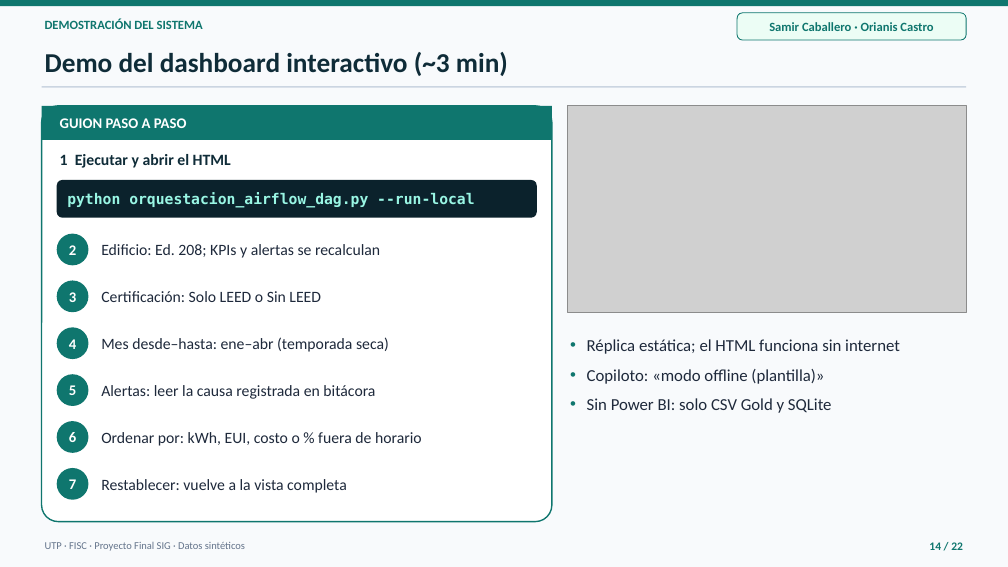
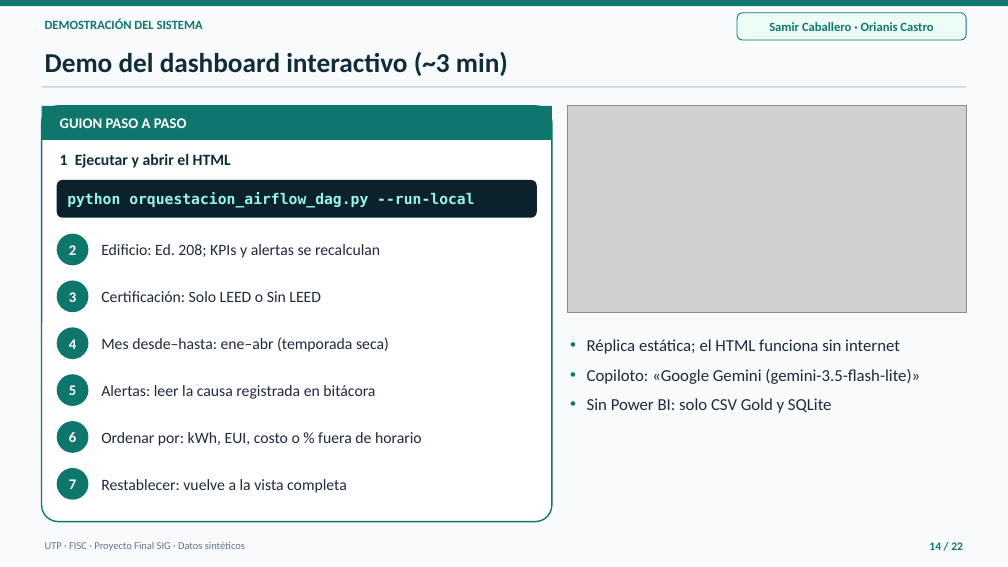
Before and after one commit to Samycaballero/sig-energia-ciudad-del-saber, a slide deck: slide 14 of presentacion/Presentacion_SIG_Energia_Ciudad_del_Saber.pptx. Drawn at 1008x567 pixels with LibreOffice and Linux fonts; fonts in the diff are those of the drawing; grey boxes stand for pictures. Boxes give left, top, right and bottom in pixels: in the first picture for what was removed or moved away, otherwise in the second. Text is boxed around its words. In the diff, an @@ line names an element or a change of style, - is before the commit and + after.

```diff
--- a/presentacion/Presentacion_SIG_Energia_Ciudad_del_Saber.pptx
+++ b/presentacion/Presentacion_SIG_Energia_Ciudad_del_Saber.pptx
@@ text at bbox=[587, 369, 920, 384]: text changed @@
-• Copiloto: «modo offline (plantilla)»
+• Copiloto: «Google Gemini (gemini-3.5-flash-lite)»
```
Also in this commit, not shown: 5 other slides changed, 13 other files.
